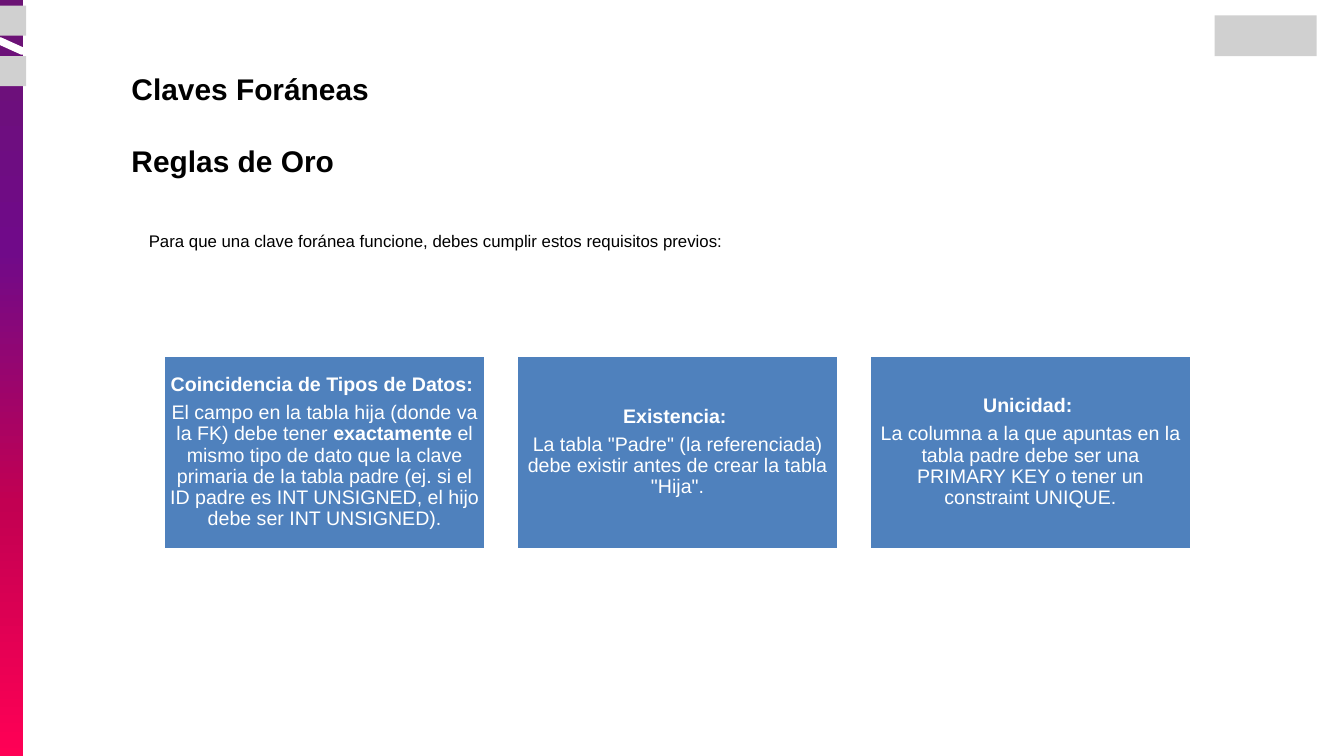
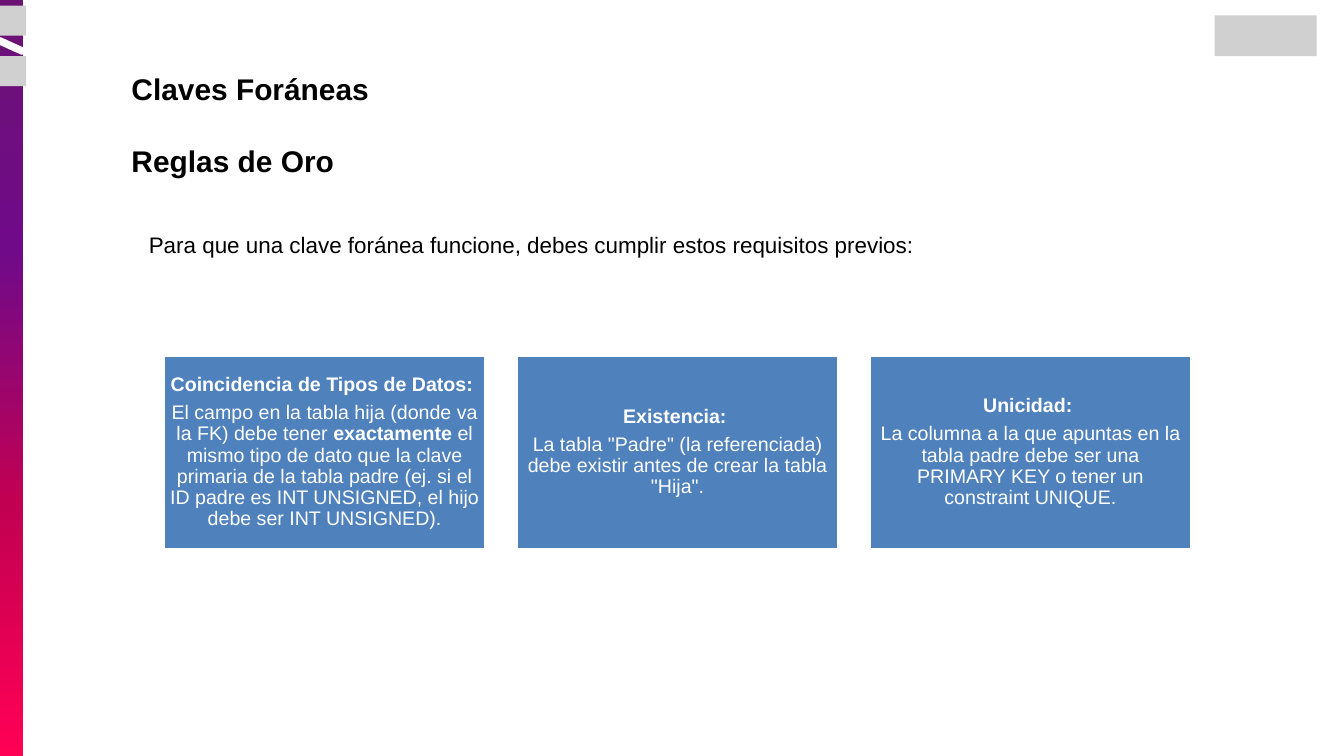
Before and after one commit to Armosque/curso-ingenieria-de-datos, a slide deck: slide 56 of modulo-02_bases_datos/01_BD Relacionales - Postgres/clases/03_Diseño Relacional.pptx. Drawn at 1344x756 pixels with LibreOffice and Linux fonts; fonts in the diff are those of the drawing; grey boxes stand for pictures. Boxes give left, top, right and bottom in pixels: in the first picture for what was removed or moved away, otherwise in the second. Text is boxed around its words. In the diff, an @@ line names an element or a change of style, - is before the commit and + after.

```diff
--- a/modulo-02_bases_datos/01_BD Relacionales - Postgres/clases/03_Diseño Relacional.pptx
+++ b/modulo-02_bases_datos/01_BD Relacionales - Postgres/clases/03_Diseño Relacional.pptx
@@ text "Para que una clave foránea ..." at (149, 236, 913, 258): size 18 to 24 pt @@
```
Also in this commit, not shown: 17 other slides changed, 1 slide added, 1 other file.
